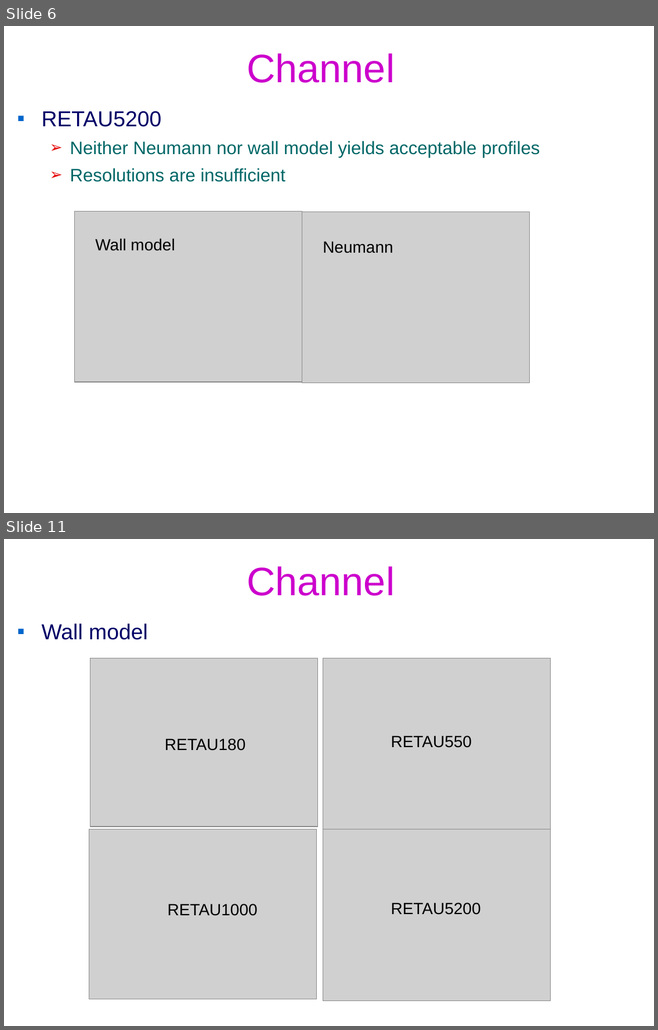
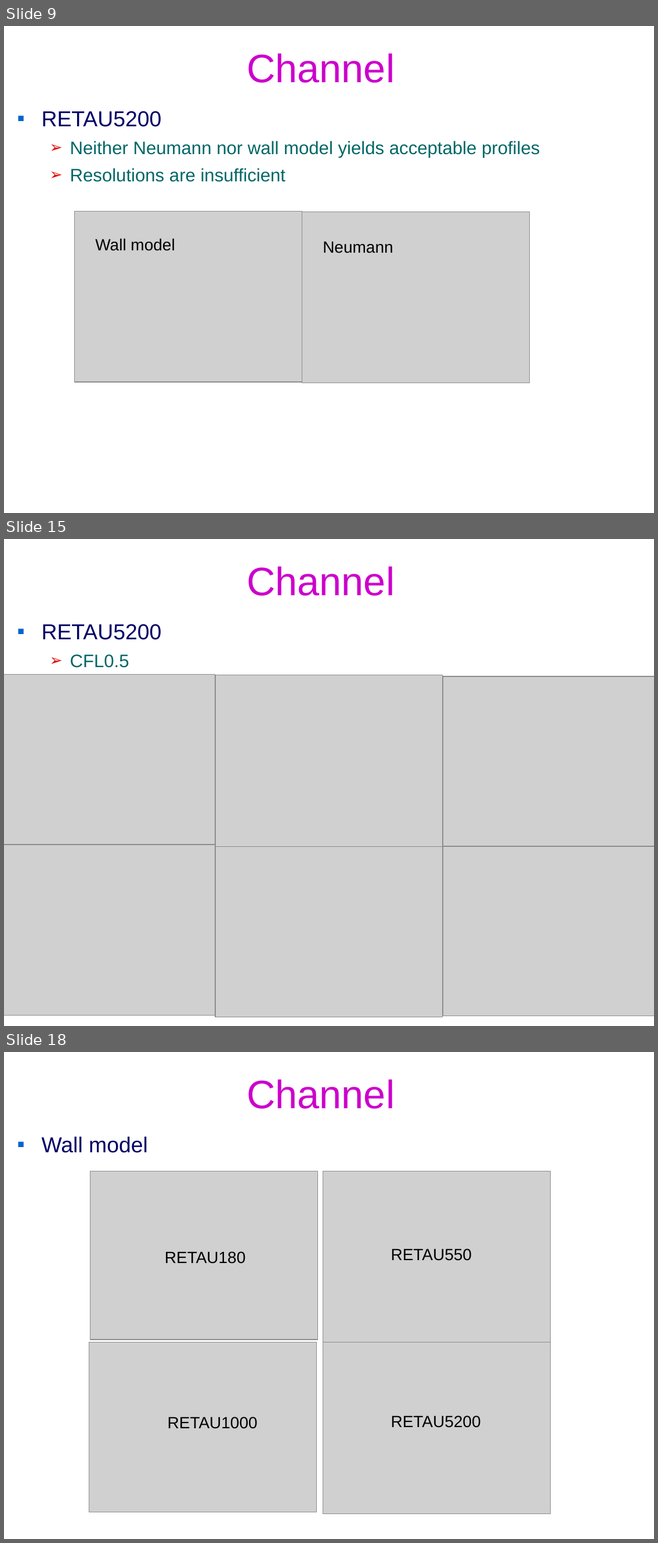
Before and after one commit to federicoVerolini/CaLES, a slide deck: docs/vv.pptx. Shown one above the other, each under a label of ours: slides 6 and 11 before the commit, slides 9, 15 and 18 after it; the slides between them are not shown. The pictures are 658x1030 and 658x1543 pixels, drawn with LibreOffice and Linux fonts; fonts in the diff are those of the drawing; grey boxes stand for pictures; background and template pictures are left out. Boxes give left, top, right and bottom in pixels: in the first picture for what was removed or moved away, otherwise in the second. Text is boxed around its words. In the diff, an @@ line names an element or a change of style, - is before the commit and + after.

```diff
--- a/docs/vv.pptx
+++ b/docs/vv.pptx
@@ slide 15 added at box(4, 539, 654, 1026), background #FFFFFF @@
@@ title added at box(246, 566, 394, 596), 44 pt, text #CC00CC @@
+Channel
@@ text added at box(42, 624, 162, 668), 24 pt, text #000066 @@
+▪ RETAU5200
+  ➢ CFL0.5
@@ picture added at box(4, 674, 215, 844) @@
@@ picture added at box(215, 675, 442, 847) @@
@@ picture added at box(442, 676, 654, 847) @@
@@ picture added at box(4, 844, 215, 1015) @@
@@ picture added at box(215, 847, 442, 1017) @@
@@ picture added at box(442, 847, 654, 1016) @@
@@ what was slide 6 is now slide 9 @@
@@ what was slide 11 is now slide 18 @@
```
Also in this commit, not shown: 4 slides changed, 6 other slides added, 8 other files.
